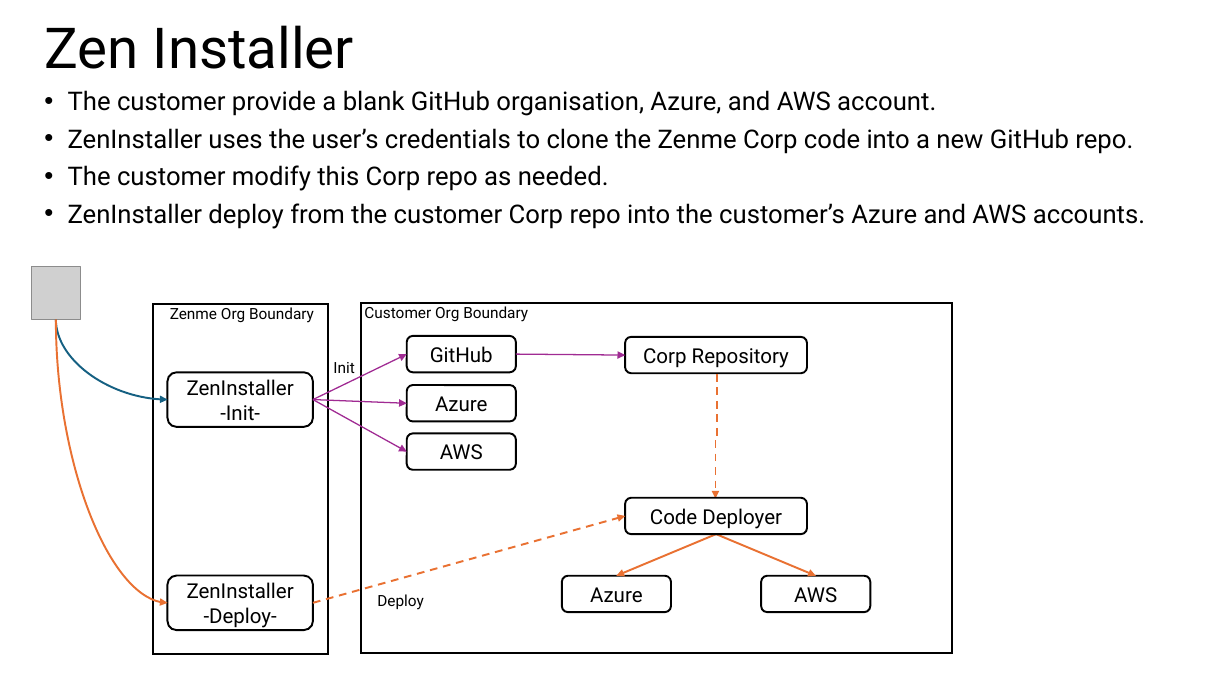
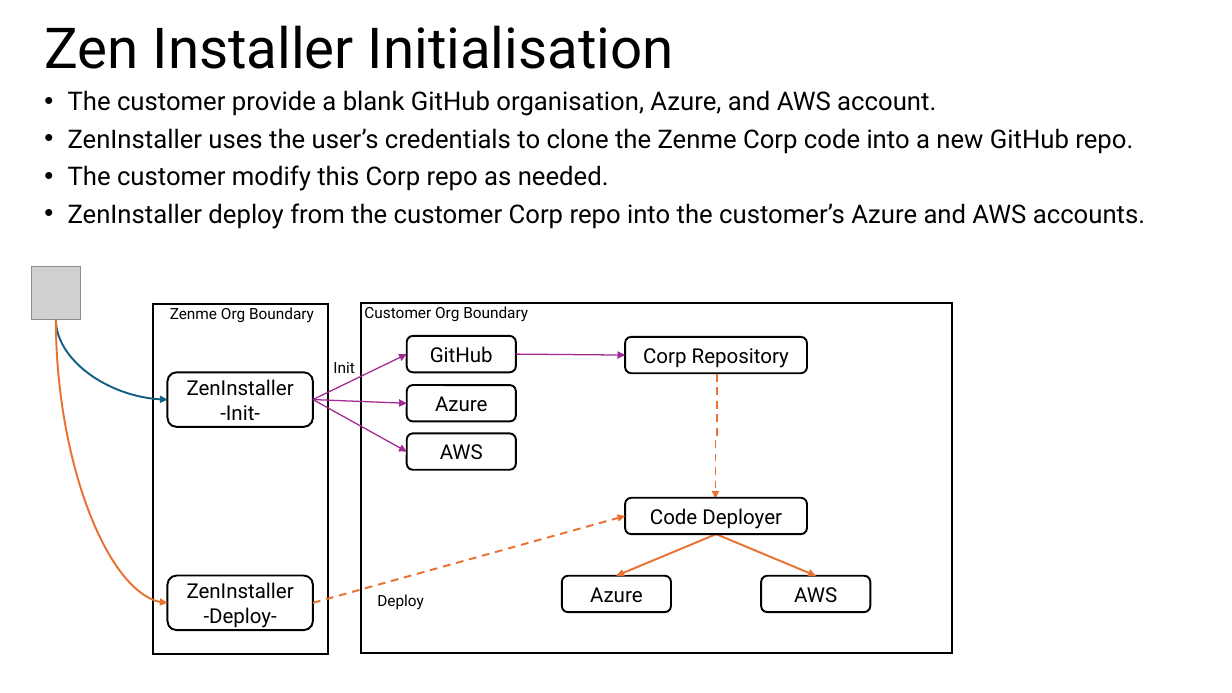
Before and after one commit to ZenMe-AU/ZBCorpArchitecture, a slide deck: slide 3 of Documentation/Corp Architecture Overview.pptx (slide 2 before the commit). Drawn at 1232x693 pixels with LibreOffice and Linux fonts; fonts in the diff are those of the drawing; grey boxes stand for pictures. Boxes give left, top, right and bottom in pixels: in the first picture for what was removed or moved away, otherwise in the second. Text is boxed around its words. In the diff, an @@ line names an element or a change of style, - is before the commit and + after.

```diff
--- a/Documentation/Corp Architecture Overview.pptx
+++ b/Documentation/Corp Architecture Overview.pptx
@@ title at bbox=[44, 25, 674, 69]: text changed @@
-Zen Installer
+Zen Installer Initialisation
```
Also in this commit, not shown: 1 slide added.
